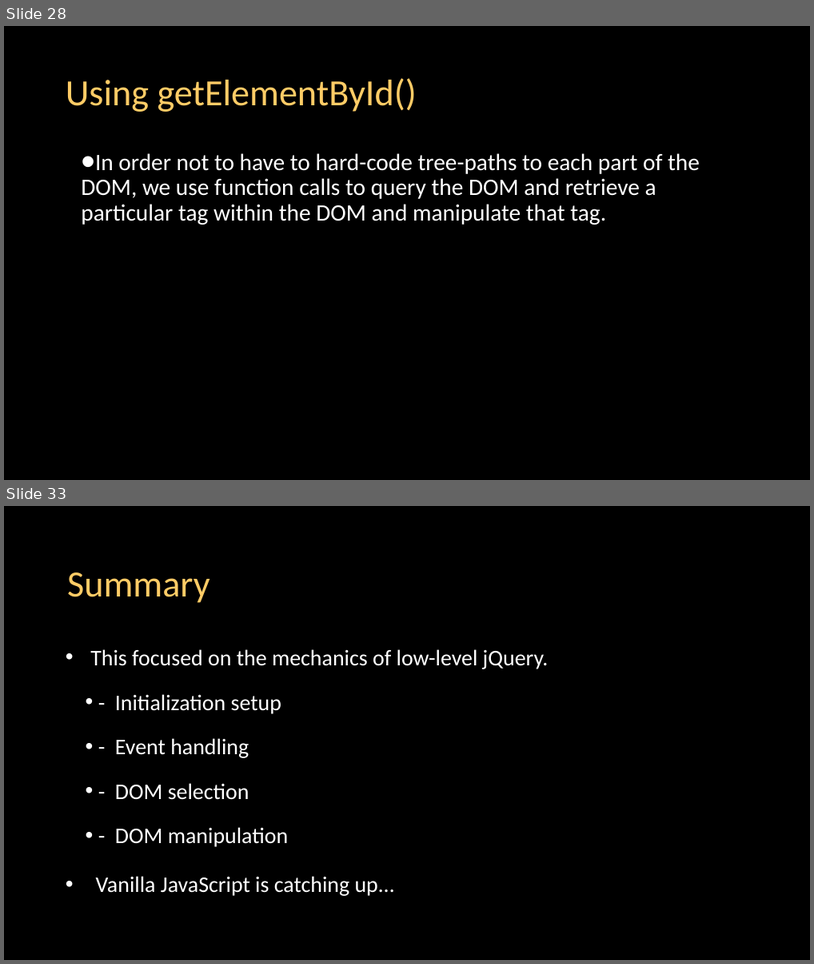
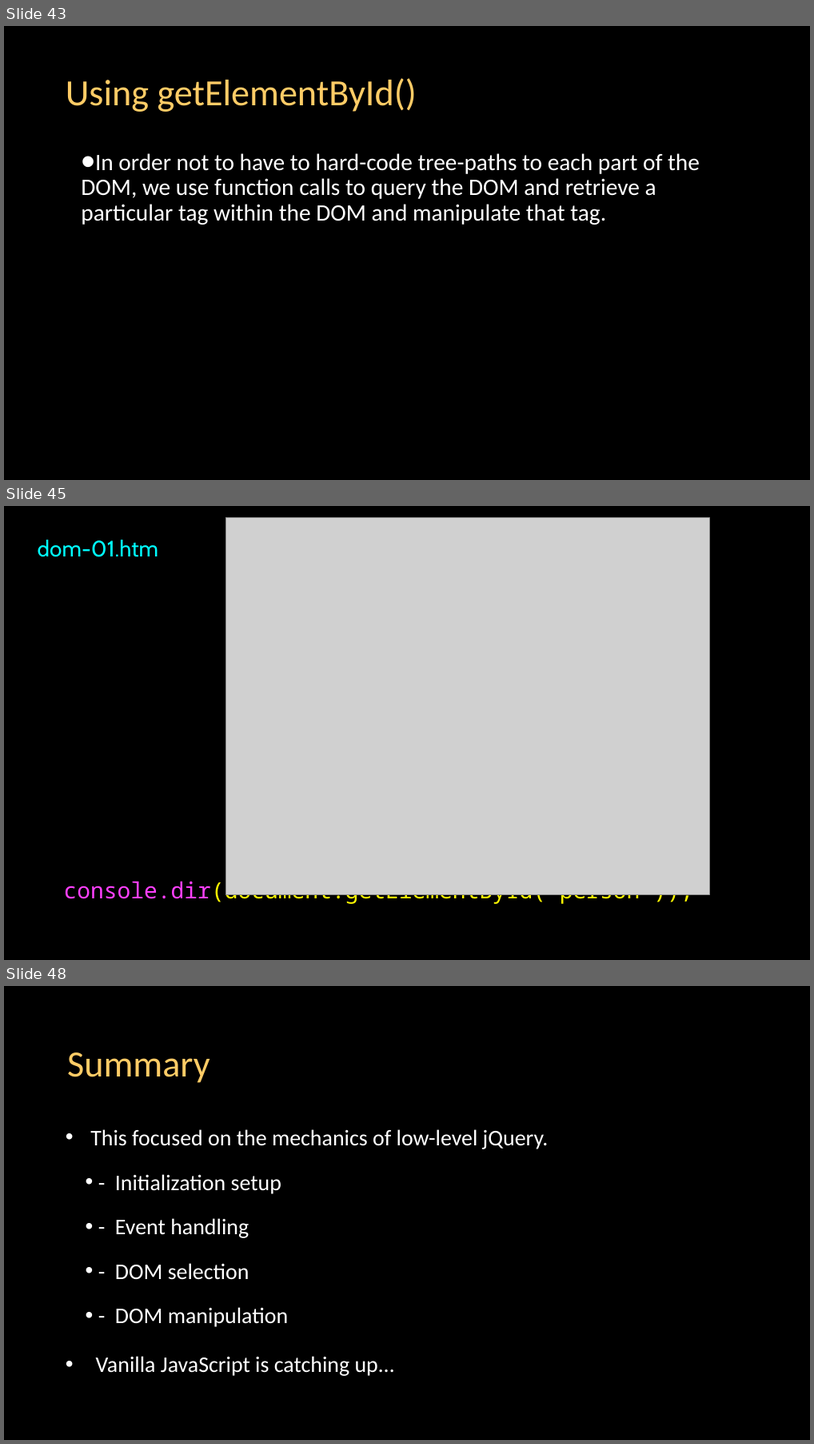
Before and after one commit to csev/dj4e, a slide deck: lectures/JS-03-Browser.pptx. Shown one above the other, each under a label of ours: slides 28 and 33 before the commit, slides 43, 45 and 48 after it; the slides between them are not shown. The pictures are 814x964 and 814x1444 pixels, drawn with LibreOffice and Linux fonts; fonts in the diff are those of the drawing; grey boxes stand for pictures. Boxes give left, top, right and bottom in pixels: in the first picture for what was removed or moved away, otherwise in the second. Text is boxed around its words. In the diff, an @@ line names an element or a change of style, - is before the commit and + after.

```diff
--- a/lectures/JS-03-Browser.pptx
+++ b/lectures/JS-03-Browser.pptx
@@ slide 45 added at box(4, 506, 810, 960), background #000000 @@
@@ picture added at box(226, 517, 710, 894) @@
@@ free added at box(30, 532, 165, 564), 26.7 pt, text #00FDFF @@
+dom-01.htm
@@ text added at box(64, 877, 694, 904), 26.7 pt, text #FFFB00 @@
+console.dir(document.getElementById('person'));
@@ what was slide 28 is now slide 43 @@
@@ what was slide 33 is now slide 48 @@
```
Also in this commit, not shown: 14 other slides added, 16 other files.
